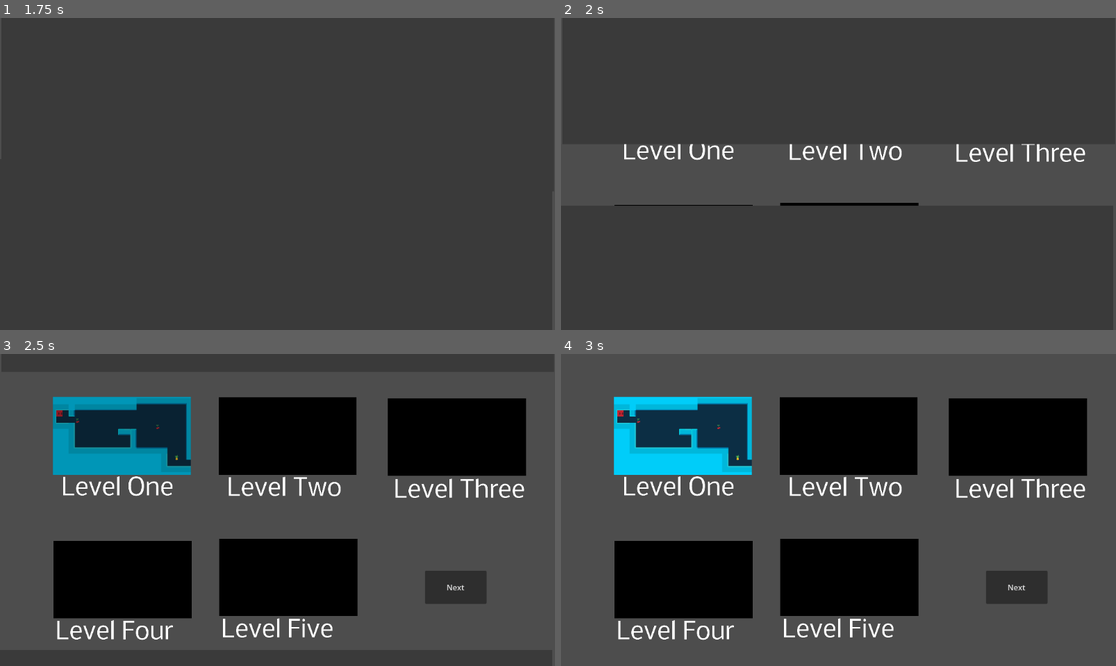
Above: before the commit, frames 1-4 (two rows, left to right).
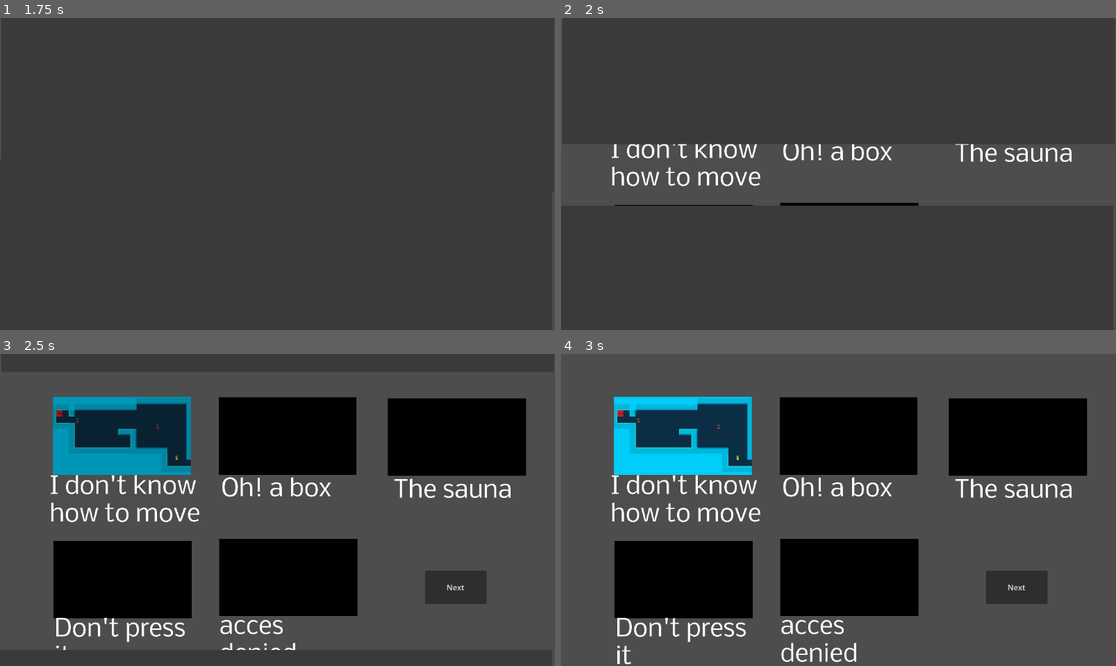
Above: after the commit, the same moments.

Repository: sentinelle28/GMTK-GAME-JAM-PROJECT
Game: Godot game, scene res://Scene/Main/main.tscn
Two runs of this game, one before a commit and one after it. Both use one fixed random seed, a clock stepped at 60 frames per second and the inputs below.
Inputs:
- Up to frame 1 (1.75 s): click "Play" at 0.5 s; click "Play" at 1.25 s
- Up to frame 2 (2 s): no input
- Up to frame 3 (2.5 s): click "Level One" (after the commit: "I don't know how to move") at 2 s
- Up to frame 4 (3 s): click "Level Two" (after the commit: "Oh! a box") at 2.75 s

Frame 1 is identical in both runs. In frame 2, 2.3% of the frame differs, in the area x 9-95%, y 40-54%; in frame 3, 3.7%; in frame 4, 3.9%, in the area x 9-95%, y 38-100%.

Commit message:
level 5
and funny title

Diff:
--- a/Scene/GameplayScene/gameplay_scene.tscn
+++ b/Scene/GameplayScene/gameplay_scene.tscn
@@ -26,11 +26,12 @@
 
 [node name="Label" type="Label" parent="level1"]
 layout_mode = 0
-offset_left = 68.0
-offset_top = 648.0
-offset_right = 1424.0
-offset_bottom = 1048.0
-text = "Level One"
+offset_left = -28.0
+offset_top = 636.0
+offset_right = 2493.0
+offset_bottom = 1196.0
+text = "I don't know
+how to move"
 label_settings = SubResource("LabelSettings_sir46")
 
 [node name="level2" type="TextureButton" parent="."]
@@ -44,11 +45,11 @@
 
 [node name="Label" type="Label" parent="level2"]
 layout_mode = 0
-offset_left = 68.0
-offset_top = 648.0
-offset_right = 1424.0
-offset_bottom = 1048.0
-text = "Level Two"
+offset_left = 20.0
+offset_top = 652.0
+offset_right = 1376.0
+offset_bottom = 1052.0
+text = "Oh! a box"
 label_settings = SubResource("LabelSettings_sir46")
 
 [node name="level3" type="TextureButton" parent="."]
@@ -66,7 +67,7 @@
 offset_top = 656.0
 offset_right = 1404.0
 offset_bottom = 1056.0
-text = "Level Three"
+text = "The sauna"
 label_settings = SubResource("LabelSettings_sir46")
 
 [node name="level4" type="TextureButton" parent="."]
@@ -80,11 +81,12 @@
 
 [node name="Label" type="Label" parent="level4"]
 layout_mode = 0
-offset_left = 16.0
-offset_top = 648.0
-offset_right = 1372.0
-offset_bottom = 1048.0
-text = "Level Four"
+offset_left = 8.0
+offset_top = 624.0
+offset_right = 1364.0
+offset_bottom = 1081.0
+text = "Don't press
+it"
 label_settings = SubResource("LabelSettings_sir46")
 
 [node name="level5" type="TextureButton" parent="."]
@@ -98,11 +100,11 @@
 
 [node name="Label" type="Label" parent="level5"]
 layout_mode = 0
-offset_left = 16.0
-offset_top = 648.0
-offset_right = 1372.0
-offset_bottom = 1048.0
-text = "Level Five"
+offset_top = 620.0
+offset_right = 1356.0
+offset_bottom = 1077.0
+text = "acces
+denied"
 label_settings = SubResource("LabelSettings_sir46")
 
 [node name="Next" type="Button" parent="."]
--- a/Scene/Levels/level_5.tscn
+++ b/Scene/Levels/level_5.tscn
@@ -8,6 +8,10 @@
 [ext_resource type="PackedScene" uid="uid://q3fg7fa36ckk" path="res://Entities/water/retry_layer/retry_layer.tscn" id="6_1i278"]
 [ext_resource type="PackedScene" uid="uid://c4oddwp3f6o3" path="res://Entities/water/Water.tscn" id="7_oqwpi"]
 [ext_resource type="PackedScene" uid="uid://jvyf2wj8hmn7" path="res://Entities/water/lava_activable_cell.tscn" id="8_nomlb"]
+[ext_resource type="PackedScene" uid="uid://c6tlwvepaicmi" path="res://Entities/end/end_level.tscn" id="9_q0n37"]
+
+[sub_resource type="RectangleShape2D" id="RectangleShape2D_3cjsr"]
+size = Vector2(82, 82)
 
 [node name="level_5" type="Node2D"]
 
@@ -58,3 +62,10 @@
 [node name="Camera2D" type="Camera2D" parent="."]
 position = Vector2(544, 312)
 zoom = Vector2(0.7, 0.7)
+
+[node name="end_level" parent="." instance=ExtResource("9_q0n37")]
+position = Vector2(1440, 448)
+
+[node name="CollisionShape2D" type="CollisionShape2D" parent="end_level"]
+position = Vector2(-31, 31)
+shape = SubResource("RectangleShape2D_3cjsr")
Not shown: 1 places in Scene/Levels/level_5.tscn that only renumber resources
